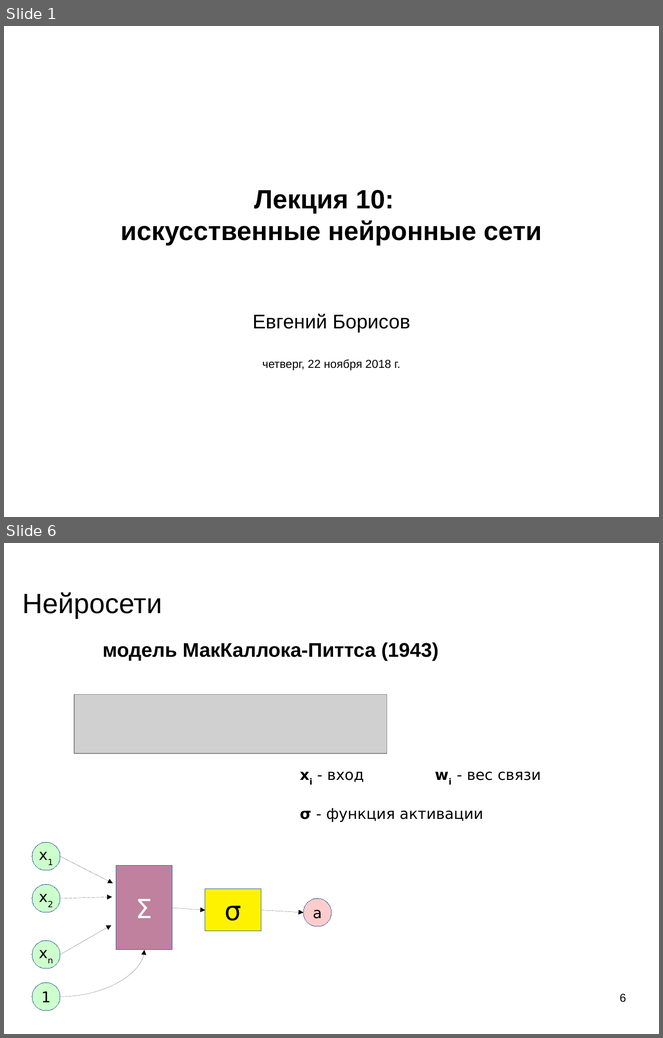
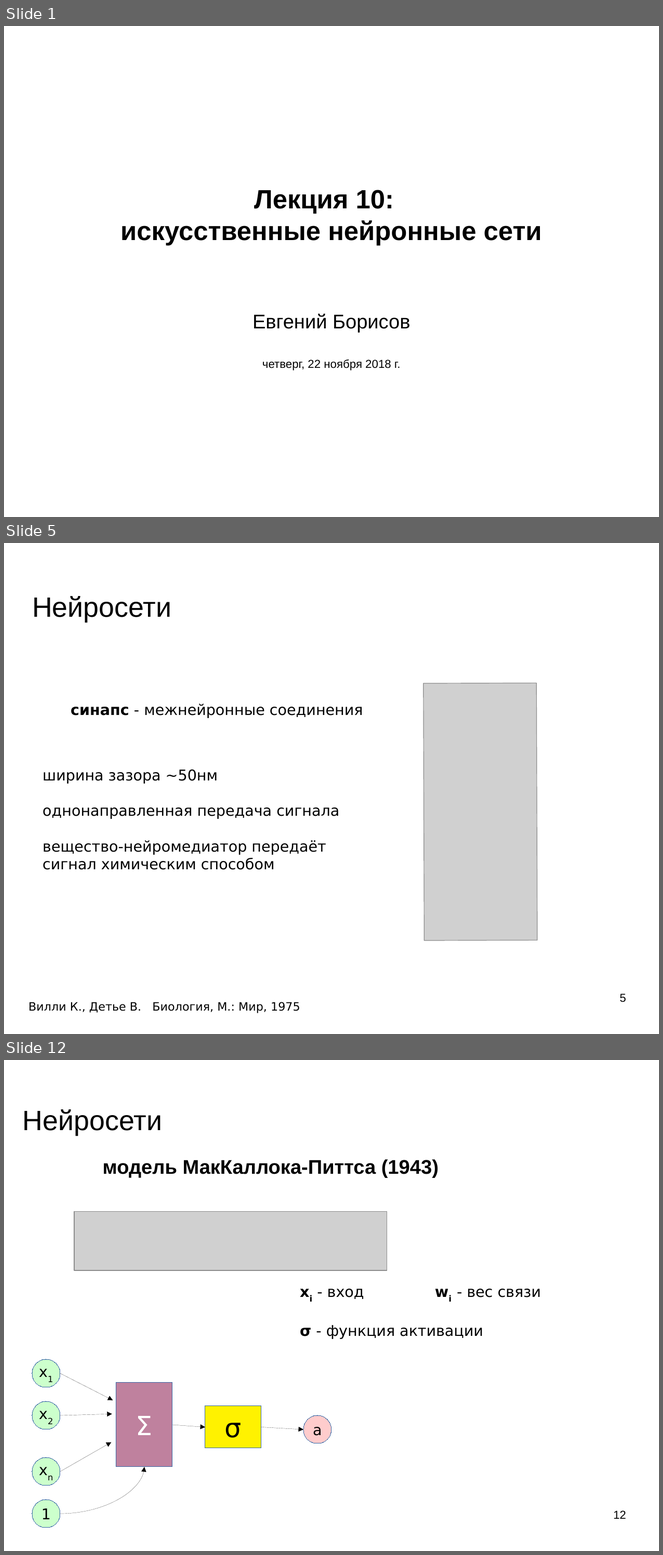
Before and after one commit to mechanoid5/ml_lectorium_legacy, a slide deck: 10-ann.odp. Shown one above the other, each under a label of ours: slides 1 and 6 before the commit, slides 1, 5 and 12 after it; the slides between them are not shown. The pictures are 663x1038 and 663x1555 pixels, drawn with LibreOffice and Linux fonts; fonts in the diff are those of the drawing; grey boxes stand for pictures; background and template pictures are left out. Boxes give left, top, right and bottom in pixels: in the first picture for what was removed or moved away, otherwise in the second. Text is boxed around its words. In the diff, an @@ line names an element or a change of style, - is before the commit and + after.

```diff
--- a/10-ann.odp
+++ b/10-ann.odp
@@ slide 5 added at [4, 543, 659, 1034], background picture (left out) @@
@@ title added at [32, 596, 171, 622], 33.9 pt, text #000000 @@
+Нейросети
@@ picture added at [424, 683, 538, 941] @@
@@ text added at [71, 704, 363, 718], 18 pt, text #000000 @@
+синапс - межнейронные соединения
@@ text added at [42, 769, 339, 870], 18 pt, text #000000 @@
+ширина зазора ~50нм
+однонаправленная передача сигнала
+вещество-нейромедиатор передаёт сигнал химическим способом
@@ page number added at [620, 994, 626, 1003], 14 pt, text #000000 @@
+5
@@ text added at [28, 1002, 300, 1014], 14 pt, text #000000 @@
+Вилли К., Детье В. Биология, М.: Мир, 1975
@@ what was slide 6 is now slide 12 @@
@@ page number at [613, 1511, 626, 1519]: text changed @@
-6
+12
```
Also in this commit, not shown: 2 slides changed, 7 other slides added, 2 slides removed, 6 other files.
